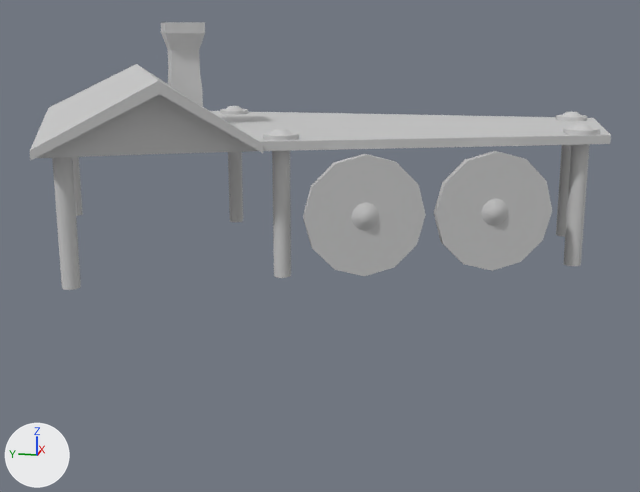
What one commit did to the FBX model Kalevala Pinball/Assets/Models/Ilmarinen's Forge.FBX.
The view is the same before and after, from a camera (50 mm lens) standing at (0.0084, -0.0459, 0.0543) and looking at (0.2138, -0.0048, 0.003). Arrows for +X, +Y and +Z are at lower left; the lights stay in place. Where no turn or scale is listed for an object, it has been applied to the vertices.

Objects in the first picture: "Ilmarinen's Forge Chimney", "Ilmarinen's Forge Roof", 'Object002', 'Rivet Stem', 'Rivet Stem001', 'Rivet Stem002', 'Rivet Stem003', 'Rivet Stem004', 'Shield Target001', 'Shield Target002'.
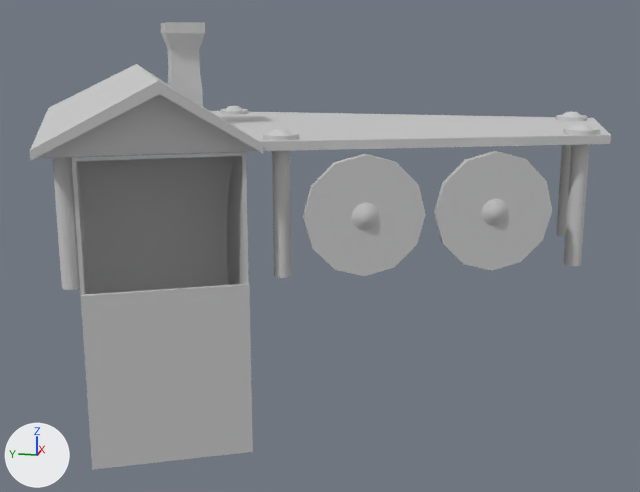
Where the newer file only moved an object's origin or applied its transform, the numbers keep the older frame.

Boxes (x1, y1, x2, y2) around the edits, measured in the pictures (640 x 492 px):
"Ilmarine's Forge Kick-out Hole", added: after (71, 152, 253, 470)

The edits, one by one:
Mesh me_mesh_015 is new.
It has 44 vertices, 52 faces and spans x 0.173..0.2152, y -0.0243..0.0207, z -0.0399..0.0289.
It uses material mat_placeholder (light grey #cacaca).
Object "Ilmarine's Forge Kick-out Hole" (ob_ilmarine_s_forge_kick_out_hole) is new; it shows me_mesh_015.
Its location is (0.0, 0.03, 0.0).
